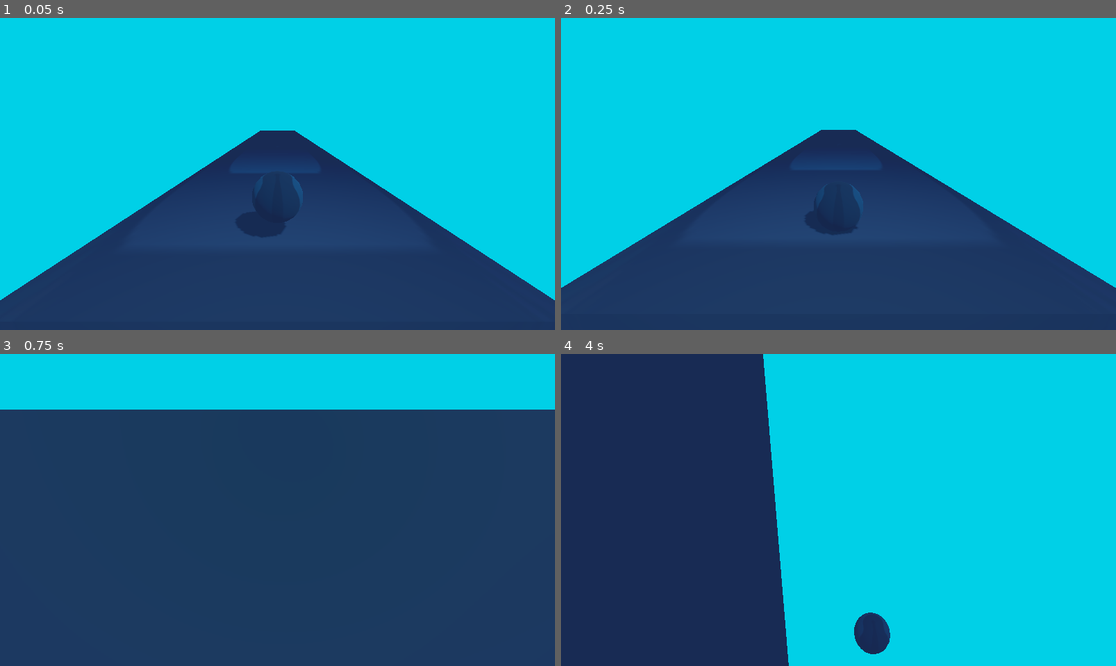
Above: before the commit, frames 1-4 (two rows, left to right).
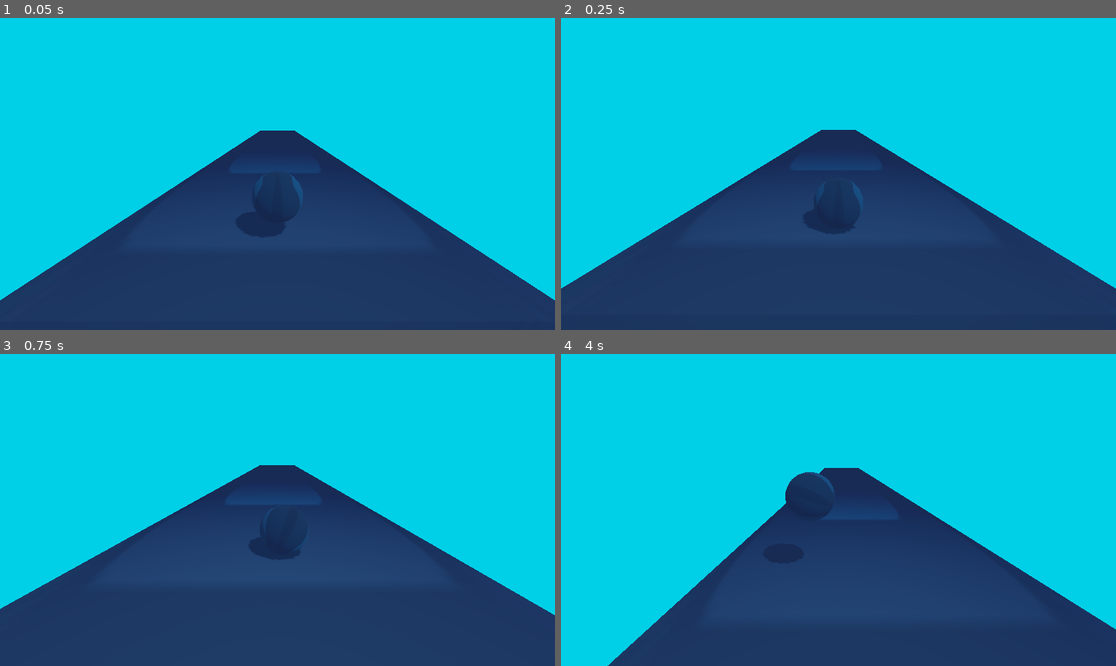
Above: after the commit, the same moments.

Repository: keatonfreed/GodotSlope
Game: Godot game, scene res://scenes/main.tscn
The game is run twice, just before and just after one commit, with the same random seed, the same clock (stepped at 60 frames per second) and the same inputs. The engine's default icon, where the game draws it, is replaced by a stand-in: a white triangle on a blue panel in a dark square.
Inputs:
- Up to frame 1 (0.05 s): no input
- Up to frame 2 (0.25 s): no input
- Up to frame 3 (0.75 s): hold D (RightMove) from 0.53 s (still down)
- Up to frame 4 (4 s): tap Space (Jump) at 0.77, 1.52, 3.02, 3.77 s; release D (RightMove) at 1.28 s; hold S (BackMove) 1.28-2.03 s; hold D (RightMove) 2.03-2.78 s; hold W (ForwardMove) 2.78-3.53 s; hold A (LeftMove) from 3.53 s (still down)

Frame 1 is identical in both runs. In frame 2, 0.1% of the frame differs, in the area x 0-100%, y 36-87%; in frame 3, 40%; in frame 4, 57%, in the area x 0-100%, y 0-100%.

Commit message:
fix ramp collision

Diff:
--- a/scenes/ramp.tscn
+++ b/scenes/ramp.tscn
@@ -19,4 +19,3 @@
 [node name="CollisionShape3D" type="CollisionShape3D" parent="."]
 transform = Transform3D(1, 0, 0, 0, 0.965926, 0.258819, 0, -0.258819, 0.965926, 0, -240.998, 36.5753)
 shape = SubResource("BoxShape3D_sa6wi")
-disabled = true
